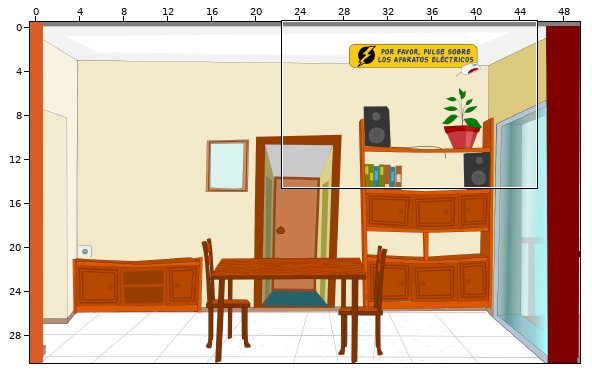
Two states of a Tiled map, data/escena_02/escena_02.tmx. The picture above shows the old version from afar; the outline marks the close-up.
Close-up. Before the edit:
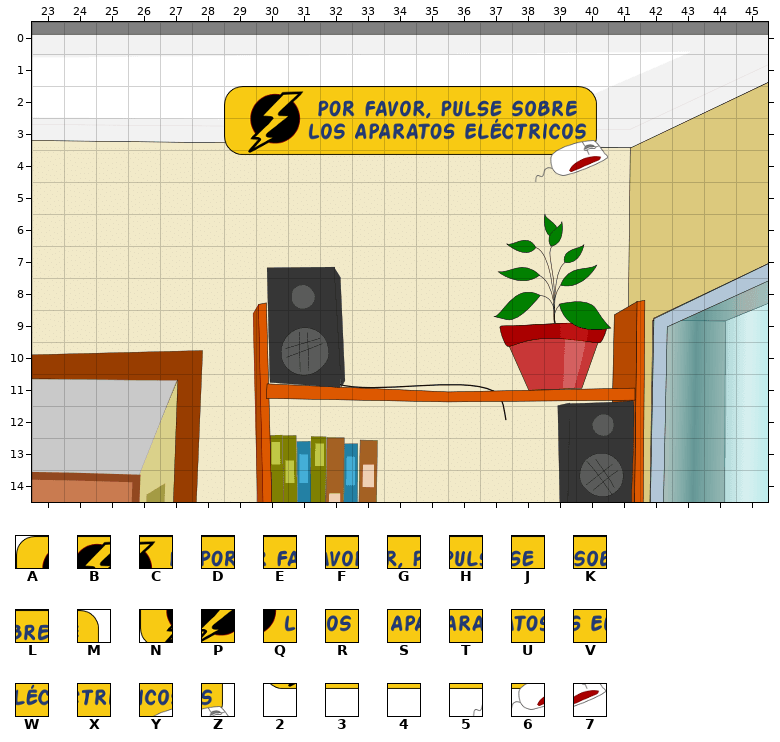
Cells are 32x32 px. Shown: x 23..45, y 0..14. The commit also changed other parts of the map, which this record leaves out.
Key: from "mensaje": A 0, B 1, C 2, D 3, E 4, F 5, G 6, H 7, J 8, K 9, L 10, M 11, N 12, P 13, Q 14, R 15, S 16, T 17, U 18, V 19, W 20, X 21, Y 22, Z 23, 2 24, 3 25, 4 26, 5 33, 6 34, 7 35.
_ is an empty cell.
Layers that did not change in this view are not listed.
Layer "foreground" before, first column x 23:
 0 _______________________
 1 _______________________
 2 ______ABCDEFGHJKLM_____
 3 ______NPQRSTUVWXYZ_____
 4 ______234444444567_____
 5 _______________________
 6 _______________________
 7 _______________________
 8 _______________________
 9 _______________________
10 _______________________
11 _______________________
12 _______________________
13 _______________________
14 _______________________
Once edited:
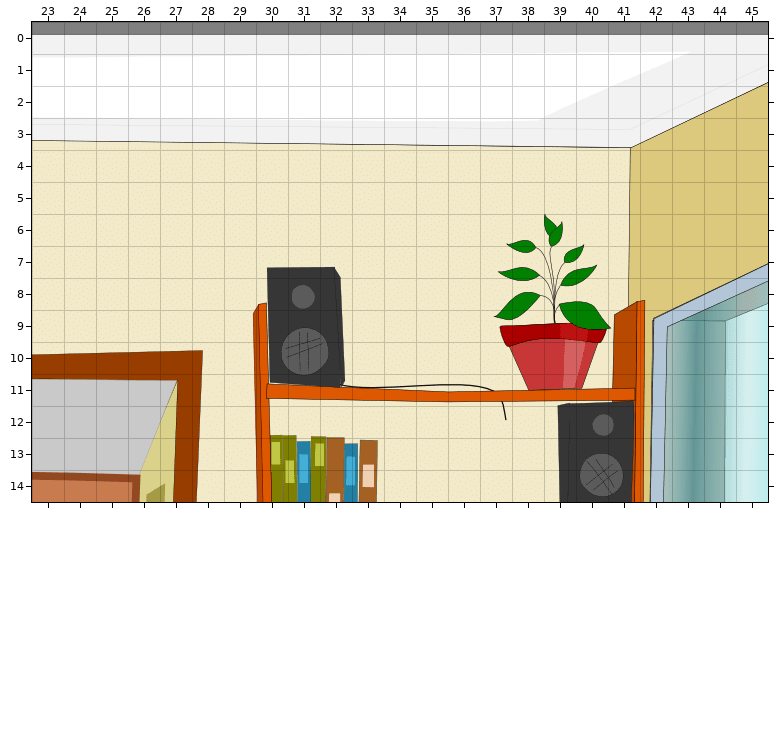
From old to new:
Changed rows in their new state; . is an unchanged cell.
Layer "foreground":
first column x 29:
 2 ____________
 3 ____________
 4 ____________
